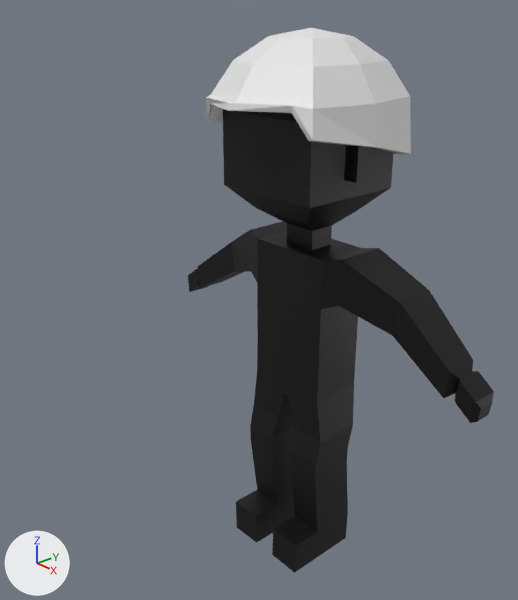
Renders of the Blender file 6º Semestre/TNM4/blender/naziMilitar1.blend from each side of a commit.
Camera for both pictures: a 50 mm lens placed at (1.525, -1.571, 1.818), pointed at (0.038, -0.245, 0.991). The axes (+X, +Y, +Z) are drawn at lower left. The lights are the same throughout.
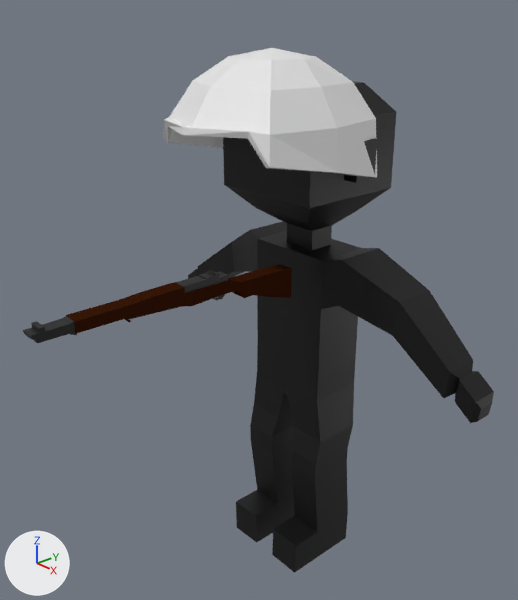
Where the change shows, as pixel boxes [x1, y1, x2, y2] in the pictures (518 x 600 px):
'Sphere', moved
    before: [203, 28, 411, 154]
    after: [163, 48, 377, 178]
'Cube.004', added
    after: [66, 264, 292, 334]
'Cube.001', added (black)
    after: [23, 316, 77, 343]
'Cube.002', added (black)
    after: [175, 270, 229, 293]

The edits, one by one:
Material 'Material' (mat_material) is new.
Its base color is (0.0397, 0.00944, 0.00274) (brown #381909).
Its roughness is 1.0.
Its specular ior level is 0.0.
Material 'Material.000' (mat_material_000) is new.
Its base color is (0.0495, 0.0495, 0.0495) (black #3f3f3f).
Its metallic is 0.717.
Material 'Material.003' (mat_material_003) is new.
Its base color is (0.0272, 0.0272, 0.0272) (black #2e2e2e).
Its metallic is 0.5.
Mesh me_cube is new.
It has 74 vertices, 72 faces and spans x -15.4..1.0, y -1.0..1.0, z -1.4..2.0.
It uses material mat_material (brown #381909).
Mesh me_cube_002 is new.
It has 28 vertices, 26 faces and spans x -1.0..1.78, y -1.0..1.0, z -1.0..1.91.
It uses material mat_material_000 (black #3f3f3f).
Mesh me_cube_000 is new.
It has 48 vertices, 46 faces and spans x -3.25..1.0, y -1.0..1.0, z -1.77..1.98.
It uses material mat_material_003 (black #2e2e2e).
Object 'Sphere' (ob_sphere) moves from (0.002, -0.048, 1.951) to (0.002, -0.197, 1.903).
Object 'Cube.004' (ob_cube_004) is new; it shows me_cube.
Its location is (0.086, -0.223, 1.057).
Its rotation in degrees is (0, 0, 89).
Its scale is (0.0424, 0.024, 0.0391).
Object 'Cube.002' (ob_cube_002) is new; it shows me_cube_002.
Its location is (0.082, -0.509, 1.125).
Its rotation in degrees is (0, 0, 89).
Its scale is (0.0538, 0.0188, 0.0111).
Object 'Cube.001' (ob_cube_001) is new; it shows me_cube_000.
Its location is (0.075, -0.896, 1.113).
Its rotation in degrees is (0, 0, 89).
Its scale is (0.0262, 0.0203, 0.0118).
